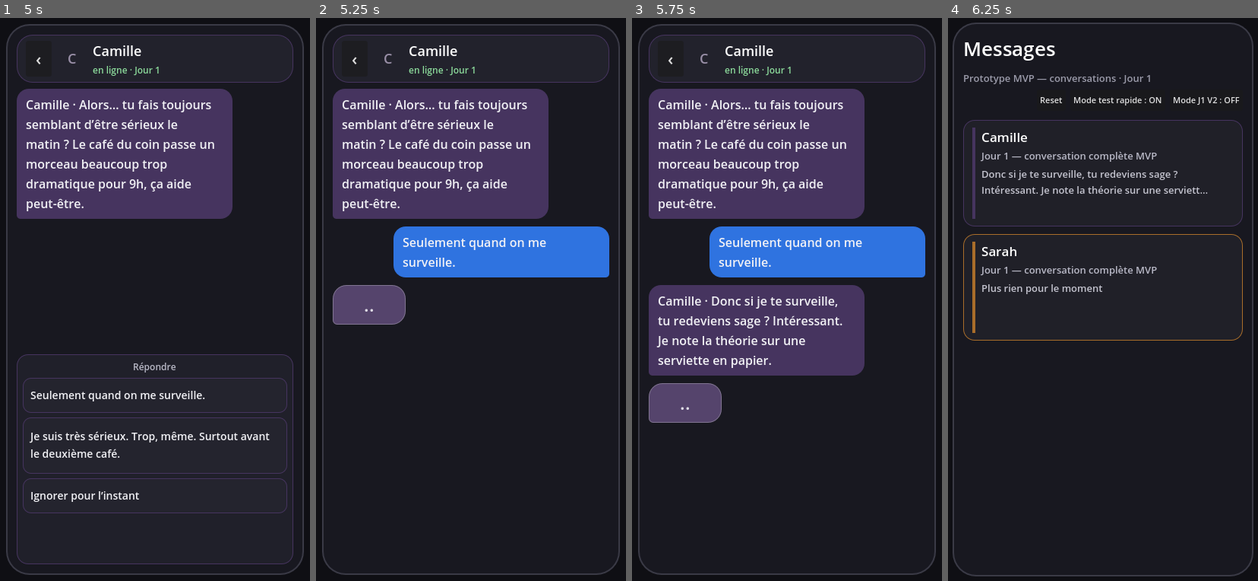
Above: before the commit, frames 1-4 (left to right).
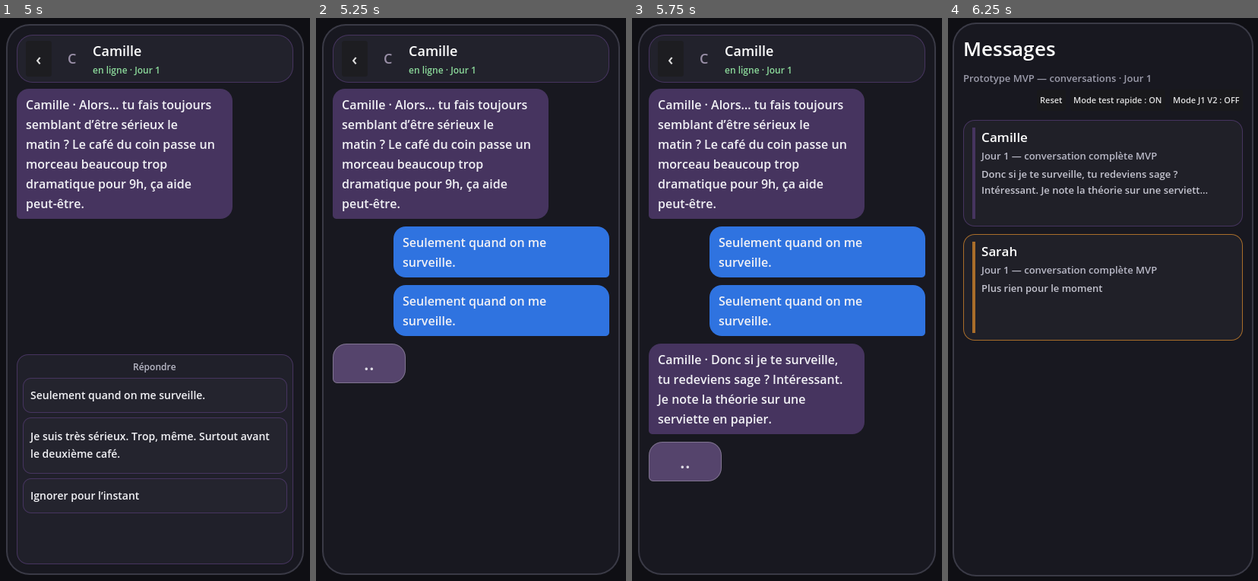
Above: after the commit, the same moments.

Repository: ludowww/game_18
Game: Godot game, scene res://scenes/conversation_list.tscn
The game is run twice, just before and just after one commit, with the same random seed, the same clock (stepped at 60 frames per second) and the same inputs.
Inputs (mouse positions are in pixels of both pictures, inside the frame that each line leads up to):
- Up to frame 1 (5 s): click "Mode test rapide : OFF" at 0.5 s; click "Mode test rapide : ON" at 1.25 s; click "Mode J1 V2 : OFF" at 2 s; click "Mode test rapide : OFF" at 2.75 s; click "Mode J1 V2 : ON" at 3.5 s; click (155, 175) at 4.27 s
- Up to frame 2 (5.25 s): click (471, 395) at 5.02 s
- Up to frame 3 (5.75 s): no input
- Up to frame 4 (6.25 s): click "‹" at 5.75 s

Frame 1 is identical in both runs. In frame 2, 9.2% of the frame differs, in the area x 5-95%, y 47-65%; in frame 3, 17%, in the area x 5-95%, y 47-83%; in frame 4, nothing differs.

Commit message:
fix: show player choice before system ending

Diff:
--- a/product/godot_t004_prototype/scripts/conversation_screen.gd
+++ b/product/godot_t004_prototype/scripts/conversation_screen.gd
@@ -449,6 +449,7 @@
 	ConversationState.record_current_choice(str(choice.get("id", "")))
 	_apply_effects(choice.get("effects", {}))
 	_clear_choices()
+	await _add_bubble("player", str(choice.get("text", "")))
 	_advance_to(str(choice.get("next", "")), true)
 
 func _lock_choice_buttons() -> void:
Not shown, changed: discord_blocks/bloc_04.txt
Not shown, added: product/godot_t004_prototype/tests/test_t139_choice_response_before_system_end.py
Not shown, changed: roadmap_double_vie_discord.txt
